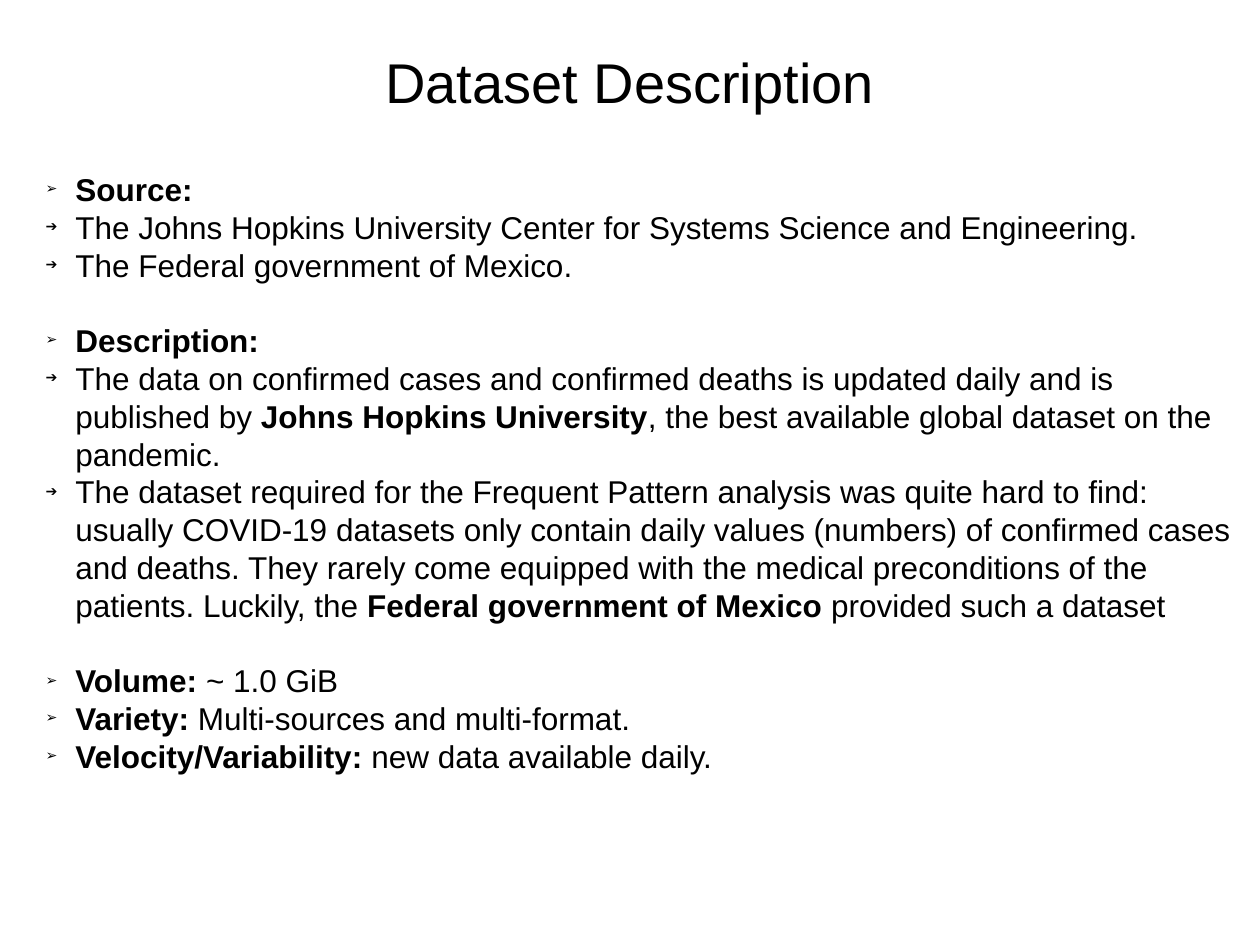
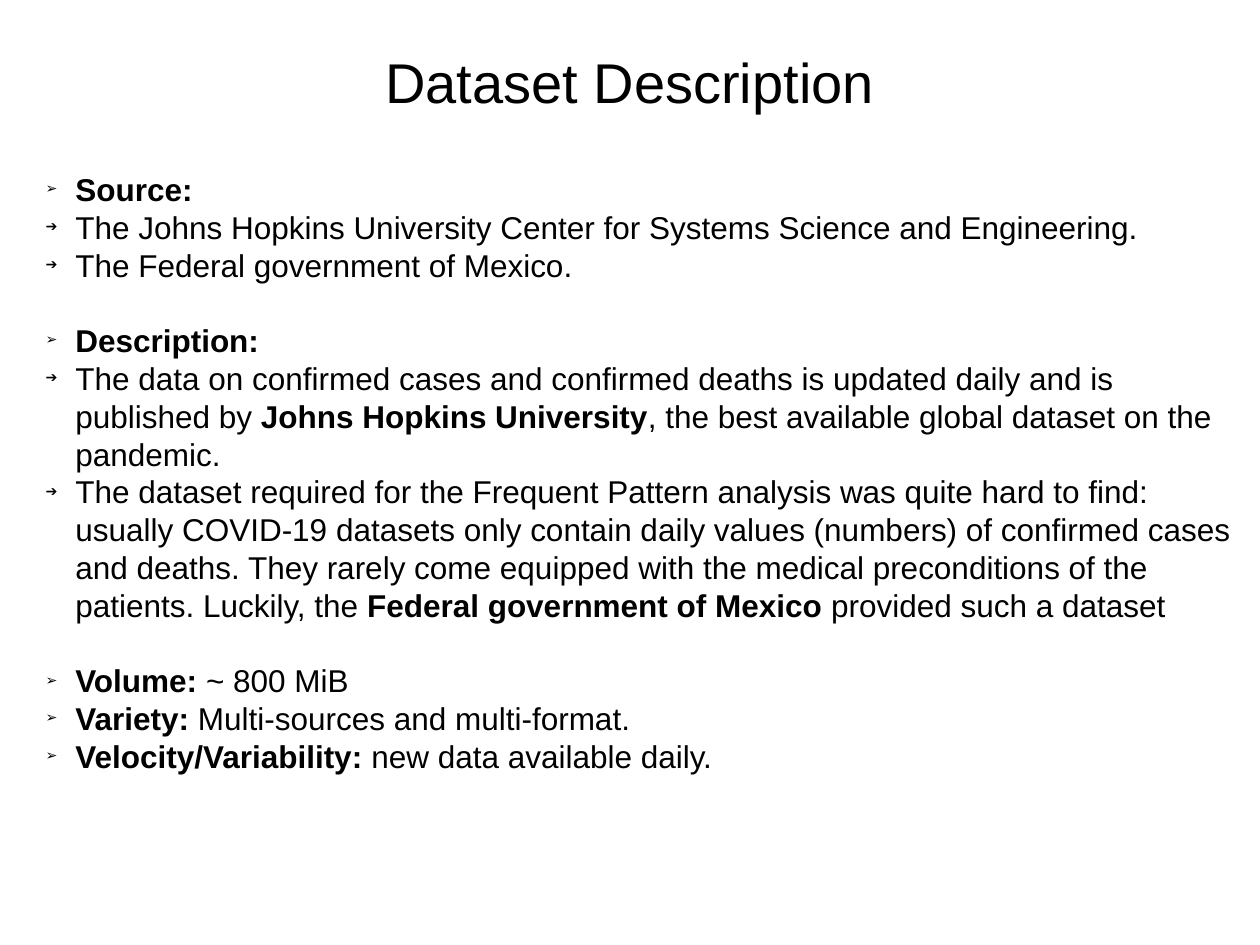
Before and after one commit to rambodrahmani/covid19-behind-the-numbers, a slide deck: slide 5 of documentation/preliminary_presentation.odp. Drawn at 1260x945 pixels with LibreOffice and Linux fonts; fonts in the diff are those of the drawing; background and template pictures are left out. Boxes give left, top, right and bottom in pixels: in the first picture for what was removed or moved away, otherwise in the second. Text is boxed around its words. In the diff, an @@ line names an element or a change of style, - is before the commit and + after.

```diff
--- a/documentation/preliminary_presentation.odp
+++ b/documentation/preliminary_presentation.odp
@@ text at (75, 669, 348, 693): text changed @@
-➢ Volume: ~ 1.0 GiB
+➢ Volume: ~ 800 MiB
```
Also in this commit, not shown: 1 other slide changed, 7 other files.
